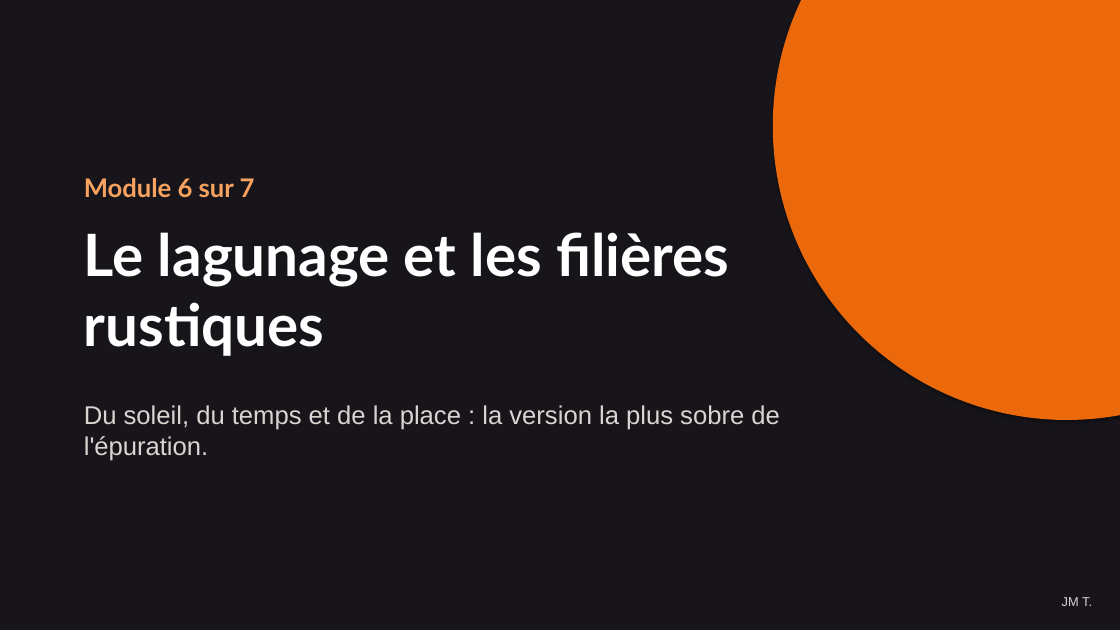
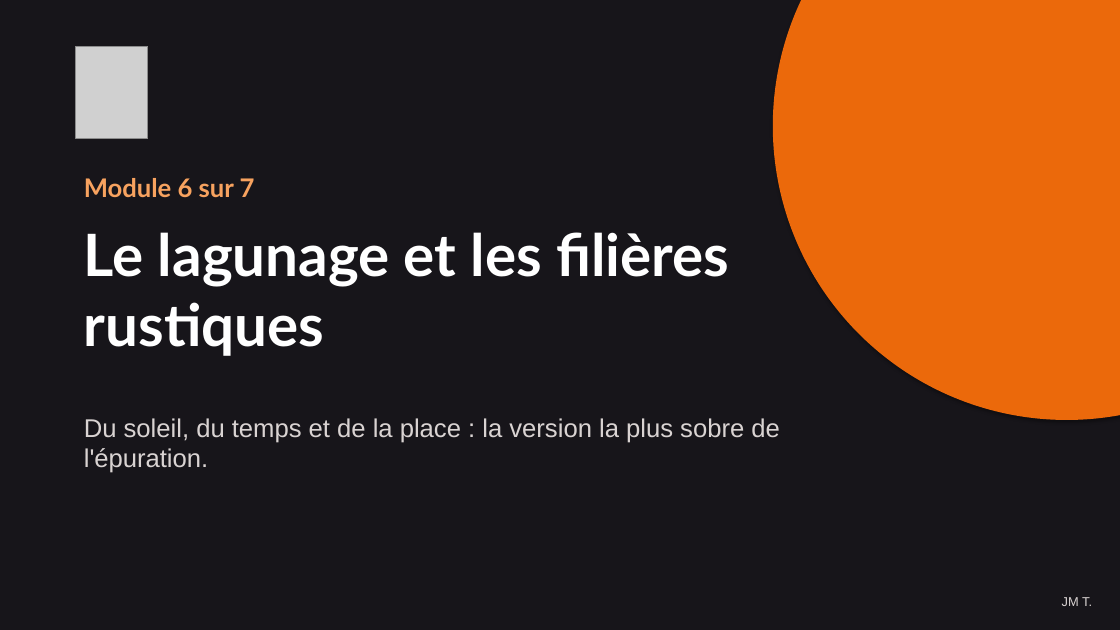
Before and after one commit to svaug12345/epuration, a slide deck: slide 1 of medias/lagunage.pptx. Drawn at 1120x630 pixels with LibreOffice and Linux fonts; fonts in the diff are those of the drawing; grey boxes stand for pictures. Boxes give left, top, right and bottom in pixels: in the first picture for what was removed or moved away, otherwise in the second. Text is boxed around its words. In the diff, an @@ line names an element or a change of style, - is before the commit and + after.

```diff
--- a/medias/lagunage.pptx
+++ b/medias/lagunage.pptx
@@ picture added at (x1=76, y1=46, x2=148, y2=139) @@
@@ text "Du soleil, du temps et ..." moved from (x1=84, y1=405, x2=780, y2=461) to (x1=84, y1=418, x2=780, y2=473) @@
```
Also in this commit, not shown: 46 other files.
